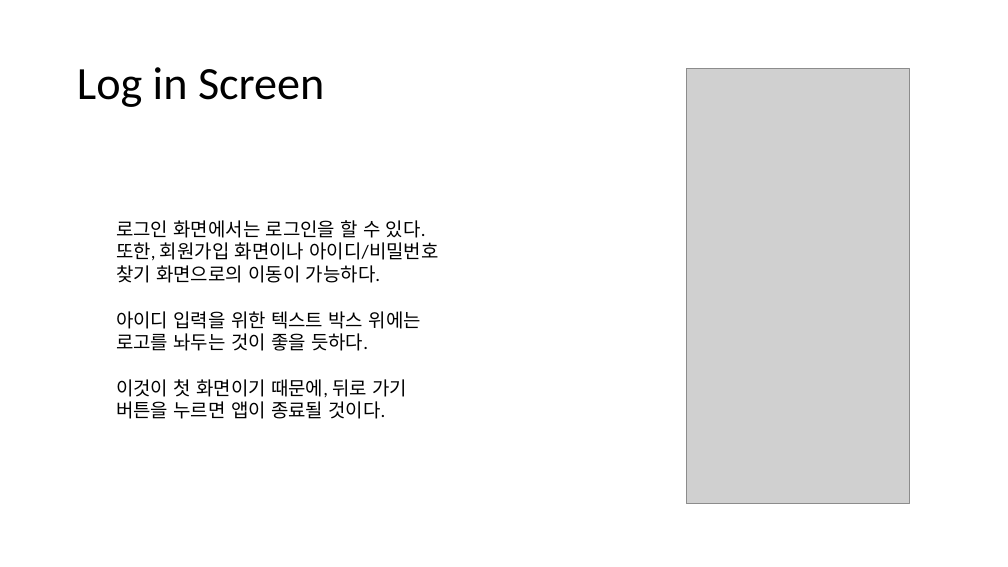
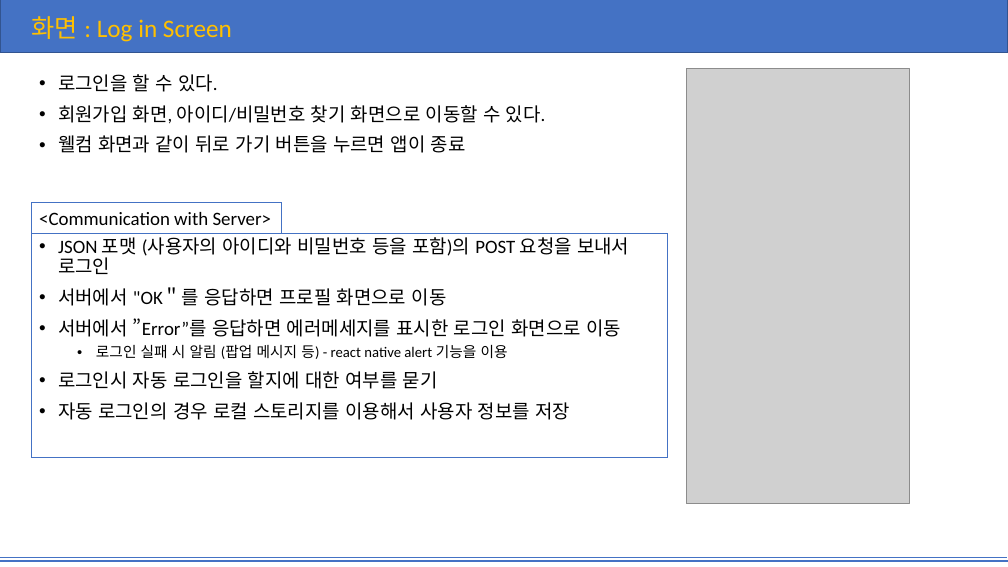
Before and after one commit to yjin910/Technonia_i_app, a slide deck: slide 4 of TEMS.pptx (slide 5 before the commit). Drawn at 1008x567 pixels with LibreOffice and Linux fonts; fonts in the diff are those of the drawing; grey boxes stand for pictures. Boxes give left, top, right and bottom in pixels: in the first picture for what was removed or moved away, otherwise in the second. Text is boxed around its words. In the diff, an @@ line names an element or a change of style, - is before the commit and + after.

```diff
--- a/TEMS.pptx
+++ b/TEMS.pptx
@@ rectangle added at box(0, 0, 1008, 53), fill #4472C4, outline #325491 1 pt @@
@@ text added at box(31, 16, 232, 42), 24 pt, text #FFC000 @@
+화면 : Log in Screen
@@ text at box(58, 74, 546, 153): text changed @@
-로그인 화면에서는 로그인을 할 수 있다.
-또한, 회원가입 화면이나 아이디/비밀번호 찾기 화면으로의 이동이 가능하다.
-아이디 입력을 위한 텍스트 박스 위에는 로고를 놔두는 것이 좋을 듯하다.
-이것이 첫 화면이기 때문에, 뒤로 가기 버튼을 누르면 앱이 종료될 것이다.
+• 로그인을 할 수 있다.
+• 회원가입 화면, 아이디/비밀번호 찾기 화면으로 이동할 수 있다.
+• 웰컴 화면과 같이 뒤로 가기 버튼을 누르면 앱이 종료
@@ title removed at box(77, 67, 324, 107) @@
-Log in Screen
@@ rectangle added at box(32, 203, 282, 233), outline #4472C4 0.75 pt, 18 pt, text #000000 @@
+<Communication with Server>
@@ rectangle added at box(32, 233, 668, 457), outline #4472C4 0.75 pt, 18 pt, text #000000 @@
+• JSON 포맷 (사용자의 아이디와 비밀번호 등을 포함)의 POST 요청을 보내서 로그인
+• 서버에서 "OK＂를 응답하면 프로필 화면으로 이동
+• 서버에서 ”Error”를 응답하면 에러메세지를 표시한 로그인 화면으로 이동
+  • 로그인 실패 시 알림 (팝업 메시지 등) - react native alert 기능을 이용
+• 로그인시 자동 로그인을 할지에 대한 여부를 묻기
+• 자동 로그인의 경우 로컬 스토리지를 이용해서 사용자 정보를 저장
@@ line added from (0, 557) to (1007, 557), #4472C4 0.5 pt @@
@@ line added from (0, 561) to (1008, 561), #4472C4 2 pt @@
```
Also in this commit, not shown: 35 other slides changed, 3 slides added, 1 slide removed.
